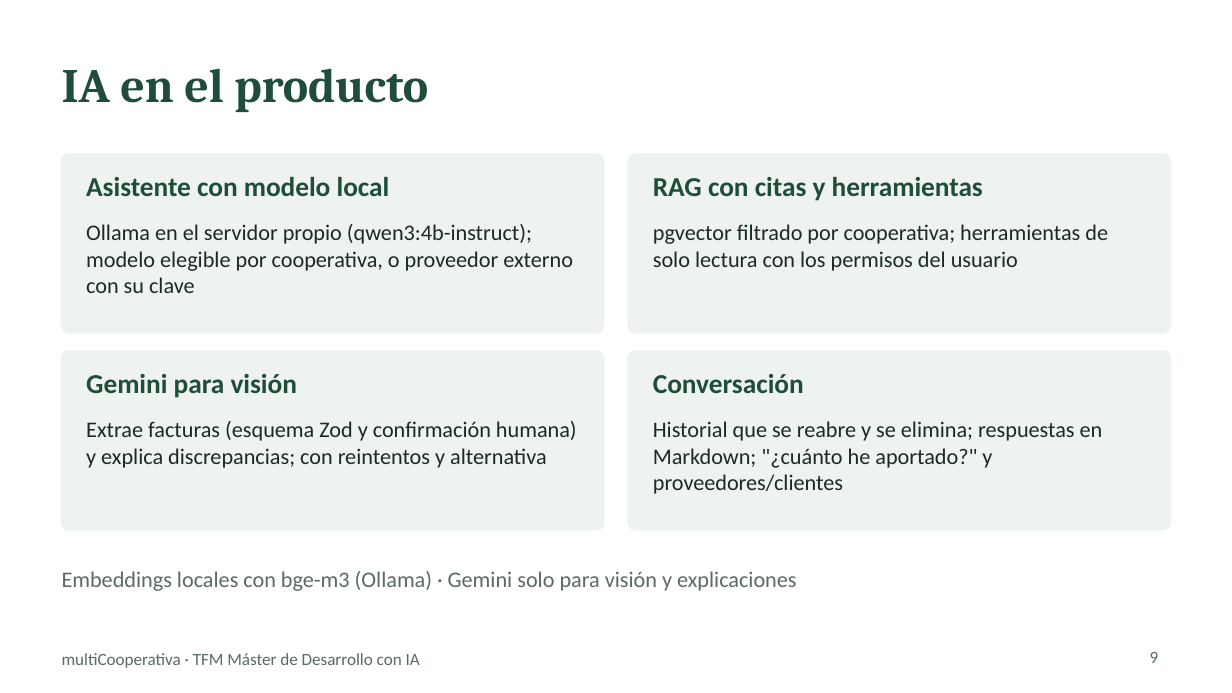
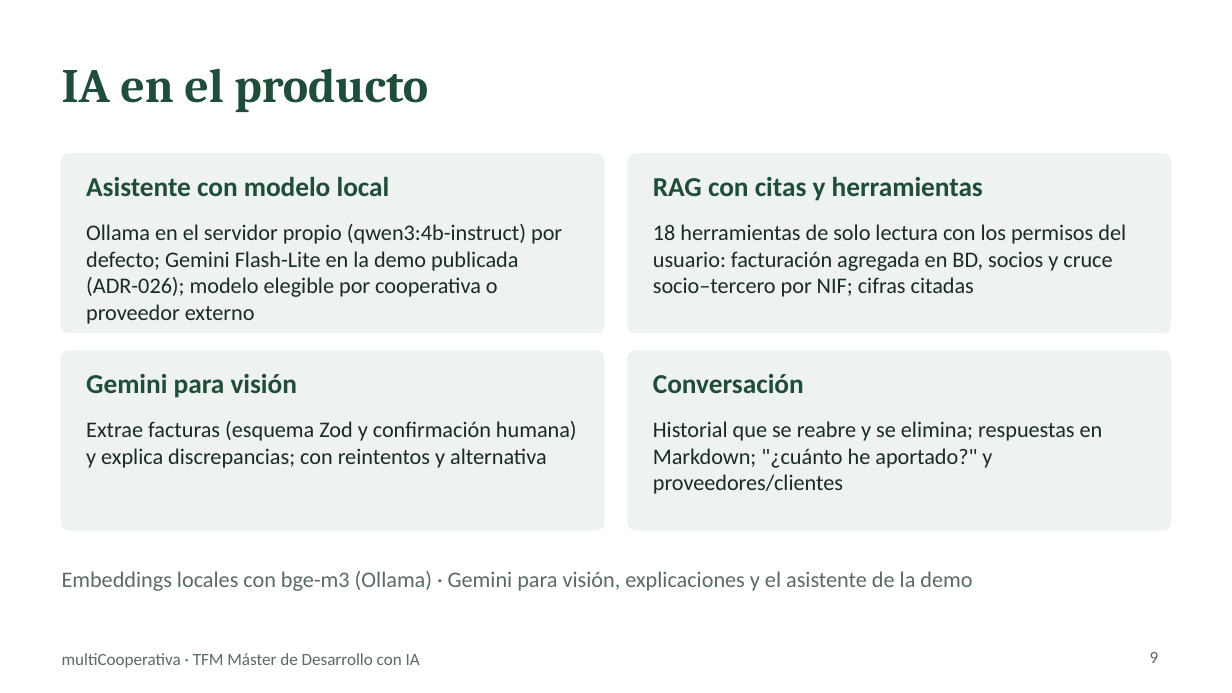
Before and after one commit to chaparro2001/multiCooperativa, a slide deck: slide 9 of docs/slides/multicooperativa-tfm.pptx. Drawn at 1232x693 pixels with LibreOffice and Linux fonts; fonts in the diff are those of the drawing. Boxes give left, top, right and bottom in pixels: in the first picture for what was removed or moved away, otherwise in the second. Text is boxed around its words. In the diff, an @@ line names an element or a change of style, - is before the commit and + after.

```diff
--- a/docs/slides/multicooperativa-tfm.pptx
+++ b/docs/slides/multicooperativa-tfm.pptx
@@ text at (x1=86, y1=224, x2=562, y2=324): text changed @@
-Ollama en el servidor propio (qwen3:4b-instruct); modelo elegible por cooperativa, o proveedor externo con su clave
+Ollama en el servidor propio (qwen3:4b-instruct) por defecto; Gemini Flash-Lite en la demo publicada (ADR-026); modelo elegible por cooperativa o proveedor externo
@@ text at (x1=653, y1=224, x2=1126, y2=297): text changed @@
-pgvector filtrado por cooperativa; herramientas de solo lectura con los permisos del usuario
+18 herramientas de solo lectura con los permisos del usuario: facturación agregada en BD, socios y cruce socio–tercero por NIF; cifras citadas
@@ text at (x1=62, y1=571, x2=972, y2=591): text changed @@
-Embeddings locales con bge-m3 (Ollama) · Gemini solo para visión y explicaciones
+Embeddings locales con bge-m3 (Ollama) · Gemini para visión, explicaciones y el asistente de la demo
```
Also in this commit, not shown: 8 other slides changed, 2 other files.
